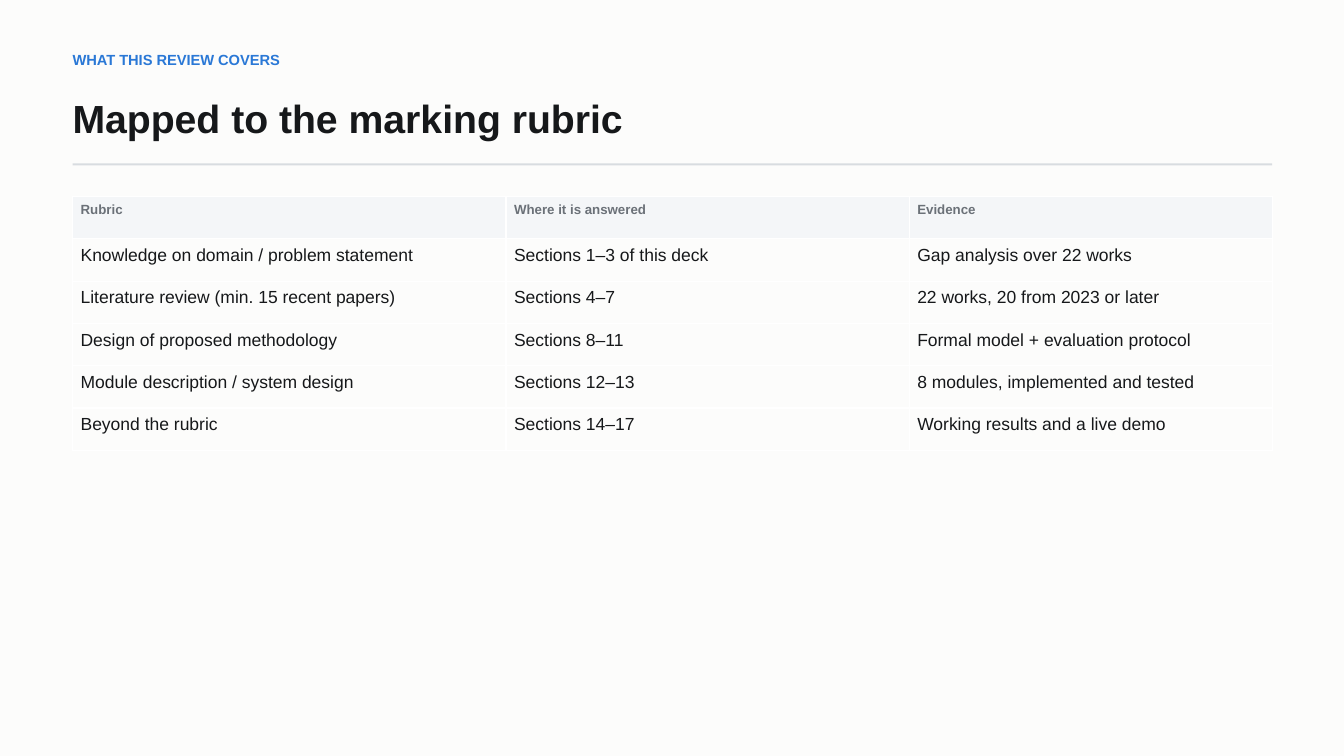
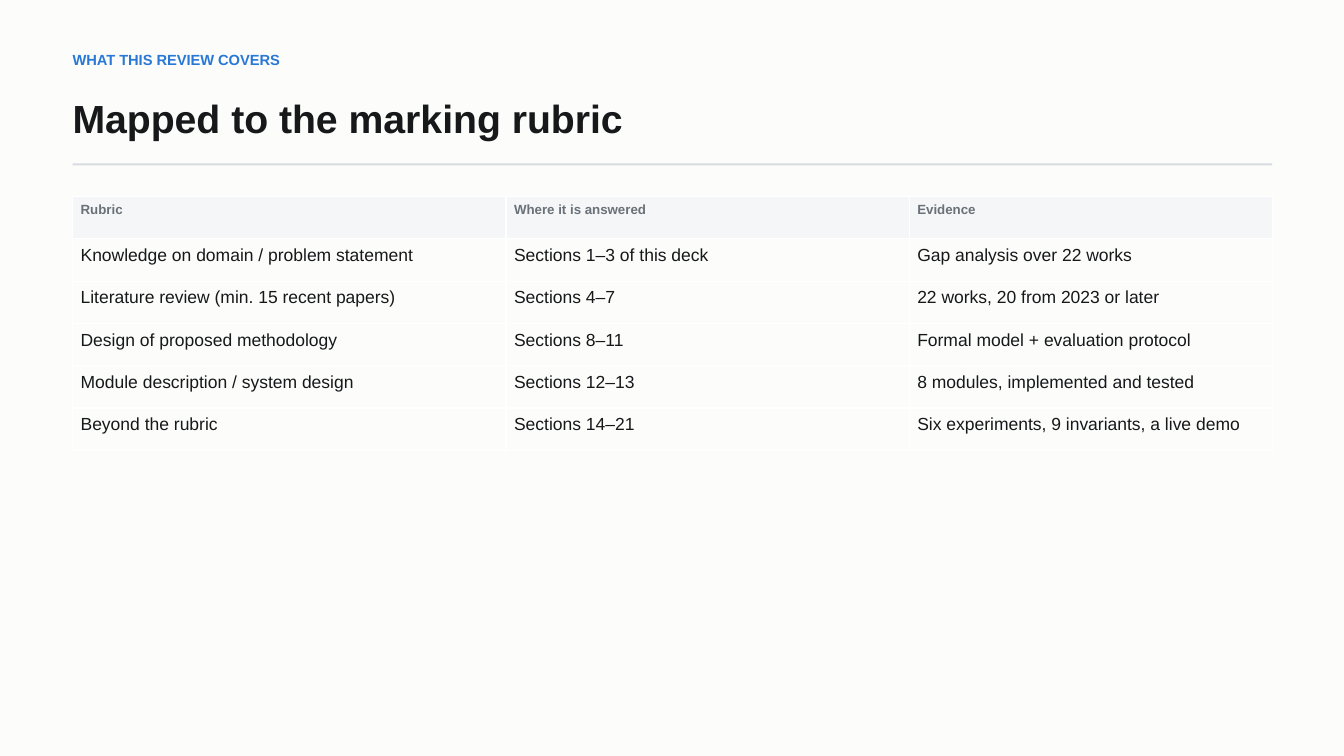
Before and after one commit to Sh1v4mKum4r/parity, a slide deck: slide 2 of docs/PARITY-review-deck.pptx. Drawn at 1344x756 pixels with LibreOffice and Linux fonts; fonts in the diff are those of the drawing. Boxes give left, top, right and bottom in pixels: in the first picture for what was removed or moved away, otherwise in the second. Text is boxed around its words. In the diff, an @@ line names an element or a change of style, - is before the commit and + after.

Commit message:
Implement the Director's full counter-move set and verify it
The documented four counter-moves were not all wired up: rewire() and seal_door()
existed but were never called, choose_sabotage() was never called in any measured
experiment, and the confidence gate defaulted to off. The report also claimed unit
tests that did not exist.

- FullDirector: intercept, seal, rewire, poison, scored by expected disruption x
  confidence, with the fairness rules enforced in code rather than documented
- HabitualBot rewritten to navigate by shortest path so world edits actually bite
- E5: world editing raises objective cost by 60% (15.7 -> 25.2 moves per lap)
- E6: targeted sabotage shows NO advantage under uniform reliance, 12% under
  uneven reliance -- reported as a conditional result
- test_invariants.py: 9 invariants over 25 facilities, all passing
- Demo gains all four counter-moves with live counters
- All figures, report and deck regenerated from metrics.json

```diff
--- a/docs/PARITY-review-deck.pptx
+++ b/docs/PARITY-review-deck.pptx
@@ table at (x1=73, y1=197, x2=1272, y2=451) @@
-row 6, column 2: Sections 14–17
+row 6, column 2: Sections 14–21
-row 6, column 3: Working results and a live demo
+row 6, column 3: Six experiments, 9 invariants, a live demo
```
Also in this commit, not shown: 6 other slides changed, 3 slides added, 15 other files.
